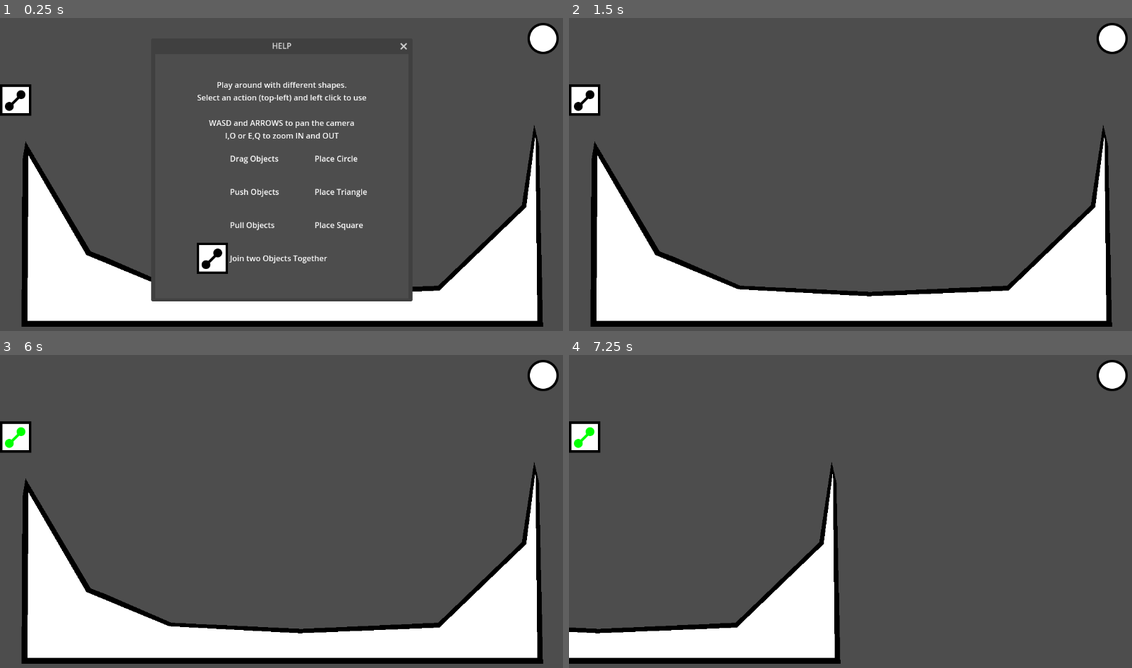
Above: before the commit, frames 1-4 (two rows, left to right).
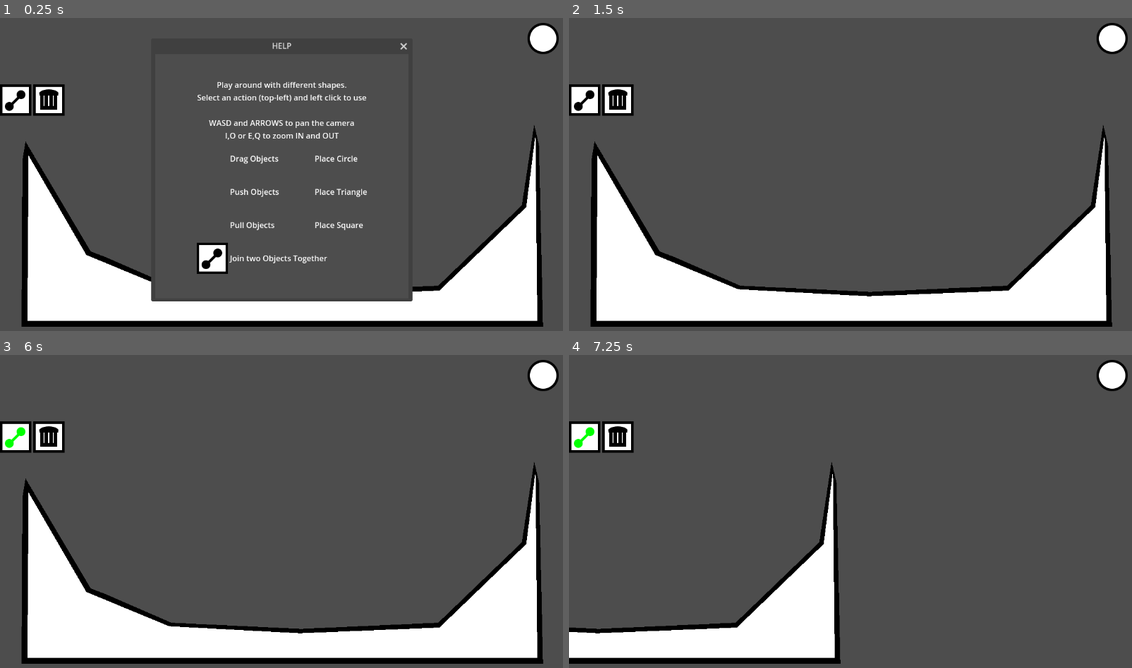
Above: after the commit, the same moments.

Repository: OgGhostJelly/With-my-balls
Game: Godot game, scene res://objects/game/game.tscn
Two runs of this game, one before a commit and one after it. Both use one fixed random seed, a clock stepped at 60 frames per second and the inputs below.
Inputs (mouse positions are in pixels of both pictures, inside the frame that each line leads up to):
- Up to frame 1 (0.25 s): no input
- Up to frame 2 (1.5 s): click (585, 33) at 0.5 s; click (619, 33) at 1.25 s
- Up to frame 3 (6 s): click (84, 370) at 2 s; click (16, 405) at 2.75 s; click (50, 405) at 3.5 s; click (84, 405) at 4.25 s; click (540, 376) at 5 s; click (16, 436) at 5.75 s
- Up to frame 4 (7.25 s): tap Enter at 6.5 s; move the mouse to (974, 498) at 6.52 s; hold D (move_right) from 6.53 s (still down); click (974, 498) at 6.6 s

The runs differ from the first frame. In frame 1, 0.5% of the frame differs, in the area x 5-12%, y 21-32%; in frame 2, 0.5%; in frame 3, 0.5%; in frame 4, 0.5%.

Commit message:
trashcan action

Diff:
--- a/autoloads/PhysicsCursor/PhysicsCursor.gd
+++ b/autoloads/PhysicsCursor/PhysicsCursor.gd
@@ -22,6 +22,7 @@
 	move_drag = func drag(): printerr('Dragging is outdated please fix'),
 
 	joint_join = join,
+	delete = delete
 }
 
 
@@ -116,3 +117,16 @@
 			create_joint.call(drag.object, hover.object)
 
 	drag = Mouse.drag
+
+
+func delete() -> void:
+	if not is_interact_pressed:
+		return
+
+	if Mouse.hover.is_empty():
+		return
+
+	if not is_instance_valid(Mouse.hover[0]):
+		return
+
+	Mouse.hover[0].get_parent().queue_free()
--- a/objects/joint/joint.gd
+++ b/objects/joint/joint.gd
@@ -11,6 +11,9 @@
 
 
 func _process(_delta: float) -> void:
+	if not is_instance_valid(node1) or not is_instance_valid(node2):
+		queue_free()
+
 	queue_redraw()
 
 
--- /dev/null
+++ b/userinterfaces/game/delete/delete.svg
@@ -0,0 +1,126 @@
+<?xml version="1.0" encoding="UTF-8" standalone="no"?>
+<!-- Created with Inkscape (http://www.inkscape.org/) -->
+
+<svg
+   xmlns:dc="http://purl.org/dc/elements/1.1/"
+   xmlns:cc="http://creativecommons.org/ns#"
+   xmlns:rdf="http://www.w3.org/1999/02/22-rdf-syntax-ns#"
+   xmlns:svg="http://www.w3.org/2000/svg"
+   xmlns="http://www.w3.org/2000/svg"
+   xmlns:sodipodi="http://sodipodi.sourceforge.net/DTD/sodipodi-0.dtd"
+   xmlns:inkscape="http://www.inkscape.org/namespaces/inkscape"
+   width="64"
+   height="64"
+   viewBox="0 0 16.933333 16.933334"
+   version="1.1"
+   id="svg8"
+   inkscape:version="0.92.5 (2060ec1f9f, 2020-04-08)"
+   sodipodi:docname="delete.svg">
+  <defs
+     id="defs2" />
+  <sodipodi:namedview
+     id="base"
+     pagecolor="#ffffff"
+     bordercolor="#666666"
+     borderopacity="1.0"
+     inkscape:pageopacity="0.0"
+     inkscape:pageshadow="2"
+     inkscape:zoom="10.3125"
+     inkscape:cx="19.248484"
+     inkscape:cy="31.612121"
+     inkscape:document-units="mm"
+     inkscape:current-layer="layer1"
+     showgrid="false"
+     units="px"
+     inkscape:window-width="1600"
+     inkscape:window-height="851"
+     inkscape:window-x="0"
+     inkscape:window-y="25"
+     inkscape:window-maximized="1" />
+  <metadata
+     id="metadata5">
+    <rdf:RDF>
+      <cc:Work
+         rdf:about="">
+        <dc:format>image/svg+xml</dc:format>
+        <dc:type
+           rdf:resource="http://purl.org/dc/dcmitype/StillImage" />
+        <dc:title></dc:title>
+      </cc:Work>
+    </rdf:RDF>
+  </metadata>
+  <g
+     inkscape:label="Layer 1"
+     inkscape:groupmode="layer"
+     id="layer1"
+     transform="translate(0,-280.06665)">
+    <rect
+       style="opacity:1;fill:#000000;fill-opacity:1;stroke:none;stroke-width:13.64799309;stroke-linecap:round;stroke-linejoin:round;stroke-miterlimit:4;stroke-dasharray:none;stroke-opacity:1;paint-order:normal"
+       id="rect815"
+       width="16.933332"
+       height="16.933332"
+       x="0"
+       y="280.06665" />
+    <rect
+       y="281.38959"
+       x="1.3229166"
+       height="14.2875"
+       width="14.2875"
+       id="rect817"
+       style="opacity:1;fill:#ffffff;fill-opacity:1;stroke:none;stroke-width:11.5154953;stroke-linecap:round;stroke-linejoin:round;stroke-miterlimit:4;stroke-dasharray:none;stroke-opacity:1;paint-order:normal" />
+    <rect
+       style="opacity:1;fill:#000000;fill-opacity:1;stroke:none;stroke-width:1.32291663;stroke-linecap:round;stroke-linejoin:round;stroke-miterlimit:4;stroke-dasharray:none;stroke-opacity:1;paint-order:normal"
+       id="rect818"
+       width="9.1080809"
+       height="1.949899"
+       x="3.7971716"
+       y="291.81735" />
+    <rect
+       style="opacity:1;fill:#000000;fill-opacity:1;stroke:none;stroke-width:1.32291663;stroke-linecap:round;stroke-linejoin:round;stroke-miterlimit:4;stroke-dasharray:none;stroke-opacity:1;paint-order:normal"
+       id="rect820"
+       width="1.6933334"
+       height="7.0555553"
+       x="3.7971716"
+       y="285.78784" />
+    <rect
+       y="285.78784"
+       x="11.237576"
+       height="7.0555553"
+       width="1.6933334"
+       id="rect824"
+       style="opacity:1;fill:#000000;fill-opacity:1;stroke:none;stroke-width:1.32291663;stroke-linecap:round;stroke-linejoin:round;stroke-miterlimit:4;stroke-dasharray:none;stroke-opacity:1;paint-order:normal" />
+    <rect
+       style="opacity:1;fill:#000000;fill-opacity:1;stroke:none;stroke-width:1.32291663;stroke-linecap:round;stroke-linejoin:round;stroke-miterlimit:4;stroke-dasharray:none;stroke-opacity:1;paint-order:normal"
+       id="rect826"
+       width="1.6933334"
+       height="7.0555553"
+       x="8.7745457"
+       y="285.78784" />
+    <rect
+       y="285.78784"
+       x="6.1575761"
+       height="7.0555553"
+       width="1.6933334"
+       id="rect828"
+       style="opacity:1;fill:#000000;fill-opacity:1;stroke:none;stroke-width:1.32291663;stroke-linecap:round;stroke-linejoin:round;stroke-miterlimit:4;stroke-dasharray:none;stroke-opacity:1;paint-order:normal" />
+    <rect
+       style="opacity:1;fill:#000000;fill-opacity:1;stroke:none;stroke-width:1.32291663;stroke-linecap:round;stroke-linejoin:round;stroke-miterlimit:4;stroke-dasharray:none;stroke-opacity:1;paint-order:normal"
+       id="rect830"
+       width="10.23697"
+       height="1.4624242"
+       x="3.3353536"
+       y="284.71048" />
+    <path
+       style="opacity:1;fill:#000000;fill-opacity:1;stroke:none;stroke-width:1.32291663;stroke-linecap:round;stroke-linejoin:round;stroke-miterlimit:4;stroke-dasharray:none;stroke-opacity:1;paint-order:normal"
+       id="path834"
+       sodipodi:type="arc"
+       sodipodi:cx="8.4281807"
+       sodipodi:cy="-285.09534"
+       sodipodi:rx="5.2467675"
+       sodipodi:ry="2.3475757"
+       sodipodi:start="0"
+       sodipodi:end="3.1415927"
+       d="m 13.674948,-285.09534 a 5.2467675,2.3475757 0 0 1 -2.623384,2.03306 5.2467675,2.3475757 0 0 1 -5.2467672,0 5.2467675,2.3475757 0 0 1 -2.6233836,-2.03306 l 5.2467675,0 z"
+       transform="scale(1,-1)" />
+  </g>
+</svg>
--- /dev/null
+++ b/userinterfaces/game/delete/delete_selected.svg
@@ -0,0 +1,126 @@
+<?xml version="1.0" encoding="UTF-8" standalone="no"?>
+<!-- Created with Inkscape (http://www.inkscape.org/) -->
+
+<svg
+   xmlns:dc="http://purl.org/dc/elements/1.1/"
+   xmlns:cc="http://creativecommons.org/ns#"
+   xmlns:rdf="http://www.w3.org/1999/02/22-rdf-syntax-ns#"
+   xmlns:svg="http://www.w3.org/2000/svg"
+   xmlns="http://www.w3.org/2000/svg"
+   xmlns:sodipodi="http://sodipodi.sourceforge.net/DTD/sodipodi-0.dtd"
+   xmlns:inkscape="http://www.inkscape.org/namespaces/inkscape"
+   width="64"
+   height="64"
+   viewBox="0 0 16.933333 16.933334"
+   version="1.1"
+   id="svg8"
+   inkscape:version="0.92.5 (2060ec1f9f, 2020-04-08)"
+   sodipodi:docname="delete_selected.svg">
+  <defs
+     id="defs2" />
+  <sodipodi:namedview
+     id="base"
+     pagecolor="#ffffff"
+     bordercolor="#666666"
+     borderopacity="1.0"
+     inkscape:pageopacity="0.0"
+     inkscape:pageshadow="2"
+     inkscape:zoom="10.3125"
+     inkscape:cx="19.248484"
+     inkscape:cy="31.612121"
+     inkscape:document-units="mm"
+     inkscape:current-layer="layer1"
+     showgrid="false"
+     units="px"
+     inkscape:window-width="1600"
+     inkscape:window-height="851"
+     inkscape:window-x="0"
+     inkscape:window-y="25"
+     inkscape:window-maximized="1" />
+  <metadata
+     id="metadata5">
+    <rdf:RDF>
+      <cc:Work
+         rdf:about="">
+        <dc:format>image/svg+xml</dc:format>
+        <dc:type
+           rdf:resource="http://purl.org/dc/dcmitype/StillImage" />
+        <dc:title></dc:title>
+      </cc:Work>
+    </rdf:RDF>
+  </metadata>
+  <g
+     inkscape:label="Layer 1"
+     inkscape:groupmode="layer"
+     id="layer1"
+     transform="translate(0,-280.06665)">
+    <rect
+       style="opacity:1;fill:#000000;fill-opacity:1;stroke:none;stroke-width:13.64799309;stroke-linecap:round;stroke-linejoin:round;stroke-miterlimit:4;stroke-dasharray:none;stroke-opacity:1;paint-order:normal"
+       id="rect815"
+       width="16.933332"
+       height="16.933332"
+       x="0"
+       y="280.06665" />
+    <rect
+       y="281.38959"
+       x="1.3229166"
+       height="14.2875"
+       width="14.2875"
+       id="rect817"
+       style="opacity:1;fill:#ffffff;fill-opacity:1;stroke:none;stroke-width:11.5154953;stroke-linecap:round;stroke-linejoin:round;stroke-miterlimit:4;stroke-dasharray:none;stroke-opacity:1;paint-order:normal" />
+    <rect
+       style="opacity:1;fill:#00ff00;fill-opacity:1;stroke:none;stroke-width:1.32291663;stroke-linecap:round;stroke-linejoin:round;stroke-miterlimit:4;stroke-dasharray:none;stroke-opacity:1;paint-order:normal"
+       id="rect818"
+       width="9.1080809"
+       height="1.949899"
+       x="3.7971716"
+       y="291.81735" />
+    <rect
+       style="opacity:1;fill:#00ff00;fill-opacity:1;stroke:none;stroke-width:1.32291663;stroke-linecap:round;stroke-linejoin:round;stroke-miterlimit:4;stroke-dasharray:none;stroke-opacity:1;paint-order:normal"
+       id="rect820"
+       width="1.6933334"
+       height="7.0555553"
+       x="3.7971716"
+       y="285.78784" />
+    <rect
+       y="285.78784"
+       x="11.237576"
+       height="7.0555553"
+       width="1.6933334"
+       id="rect824"
+       style="opacity:1;fill:#00ff00;fill-opacity:1;stroke:none;stroke-width:1.32291663;stroke-linecap:round;stroke-linejoin:round;stroke-miterlimit:4;stroke-dasharray:none;stroke-opacity:1;paint-order:normal" />
+    <rect
+       style="opacity:1;fill:#00ff00;fill-opacity:1;stroke:none;stroke-width:1.32291663;stroke-linecap:round;stroke-linejoin:round;stroke-miterlimit:4;stroke-dasharray:none;stroke-opacity:1;paint-order:normal"
+       id="rect826"
+       width="1.6933334"
+       height="7.0555553"
+       x="8.7745457"
+       y="285.78784" />
+    <rect
+       y="285.78784"
+       x="6.1575761"
+       height="7.0555553"
+       width="1.6933334"
+       id="rect828"
+       style="opacity:1;fill:#00ff00;fill-opacity:1;stroke:none;stroke-width:1.32291663;stroke-linecap:round;stroke-linejoin:round;stroke-miterlimit:4;stroke-dasharray:none;stroke-opacity:1;paint-order:normal" />
+    <rect
+       style="opacity:1;fill:#00ff00;fill-opacity:1;stroke:none;stroke-width:1.32291663;stroke-linecap:round;stroke-linejoin:round;stroke-miterlimit:4;stroke-dasharray:none;stroke-opacity:1;paint-order:normal"
+       id="rect830"
+       width="10.23697"
+       height="1.4624242"
+       x="3.3353536"
+       y="284.71048" />
+    <path
+       style="opacity:1;fill:#00ff00;fill-opacity:1;stroke:none;stroke-width:1.32291663;stroke-linecap:round;stroke-linejoin:round;stroke-miterlimit:4;stroke-dasharray:none;stroke-opacity:1;paint-order:normal"
+       id="path834"
+       sodipodi:type="arc"
+       sodipodi:cx="8.4281807"
+       sodipodi:cy="-285.09534"
+       sodipodi:rx="5.2467675"
+       sodipodi:ry="2.3475757"
+       sodipodi:start="0"
+       sodipodi:end="3.1415927"
+       d="m 13.674948,-285.09534 a 5.2467675,2.3475757 0 0 1 -2.623384,2.03306 5.2467675,2.3475757 0 0 1 -5.2467672,0 5.2467675,2.3475757 0 0 1 -2.6233836,-2.03306 l 5.2467675,0 z"
+       transform="scale(1,-1)" />
+  </g>
+</svg>
--- a/userinterfaces/game/game.tscn
+++ b/userinterfaces/game/game.tscn
@@ -16,6 +16,8 @@
 [ext_resource type="Texture2D" uid="uid://gbv7hs1x2wqu" path="res://userinterfaces/game/move/pull_selected.svg" id="13_pcvtq"]
 [ext_resource type="Texture2D" uid="uid://cyjf5rqhgi3nv" path="res://userinterfaces/game/join/join_selected.svg" id="15_l57rw"]
 [ext_resource type="Texture2D" uid="uid://ytay2q7tm7rl" path="res://userinterfaces/game/join/join.svg" id="16_go8dy"]
+[ext_resource type="Texture2D" uid="uid://drje8nyuu0eqk" path="res://userinterfaces/game/delete/delete_selected.svg" id="17_v1rqr"]
+[ext_resource type="Texture2D" uid="uid://bp1cbvmpyaxvq" path="res://userinterfaces/game/delete/delete.svg" id="18_tmgaf"]
 
 [node name="Game" type="Control"]
 layout_mode = 3
@@ -113,3 +115,12 @@
 state = "joint_join"
 selected = ExtResource("15_l57rw")
 normal = ExtResource("16_go8dy")
+
+[node name="Delete" type="TextureButton" parent="VBoxContainer/Joint"]
+layout_mode = 2
+mouse_default_cursor_shape = 2
+texture_normal = ExtResource("2_fra0x")
+script = ExtResource("2_26esm")
+state = "delete"
+selected = ExtResource("17_v1rqr")
+normal = ExtResource("18_tmgaf")
Not shown, changed: export_presets.cfg
Not shown, added: userinterfaces/game/delete/delete.svg.import
Not shown, added: userinterfaces/game/delete/delete_selected.svg.import
Not shown: 1 places in userinterfaces/game/game.tscn that only renumber resources
